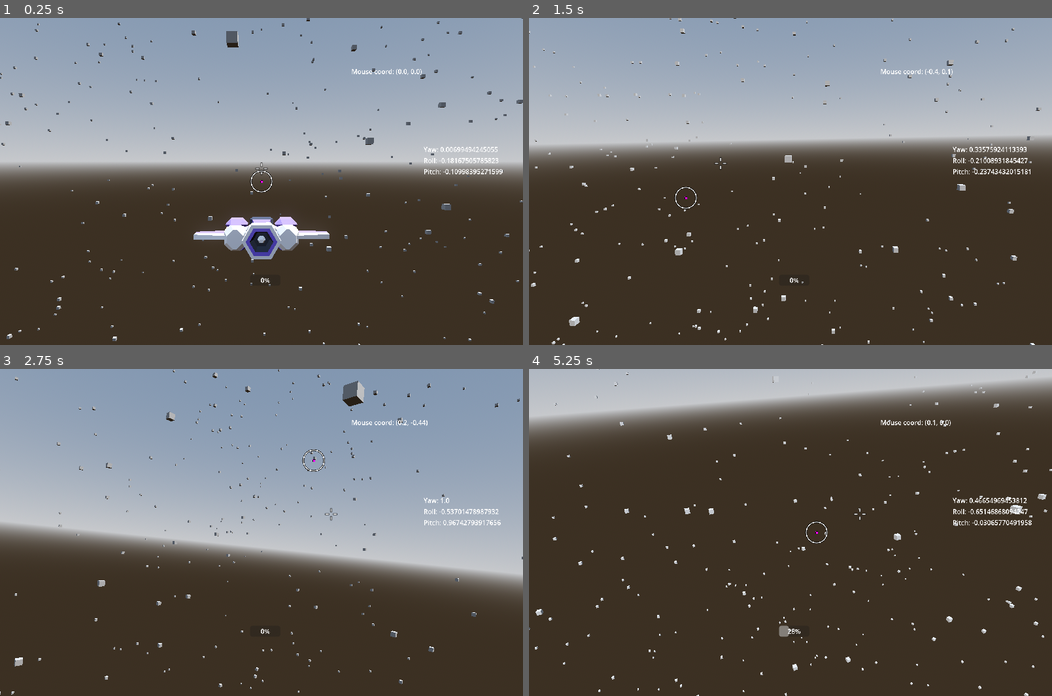
Above: before the commit, frames 1-4 (two rows, left to right).
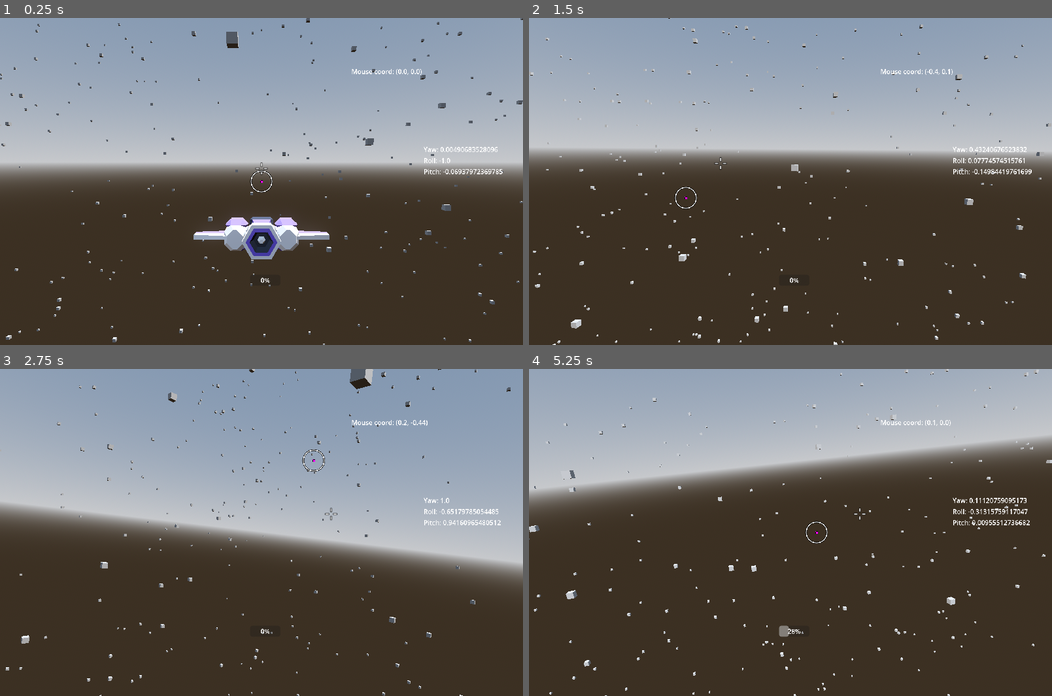
Above: after the commit, the same moments.

Repository: cgorto/space-ships
Game: Godot game, scene res://scenes/test_scene.tscn
Same seed, same stepped clock (60 frames per second), same inputs: the game is played once before the commit and once after it.
Inputs (mouse positions are in pixels of both pictures, inside the frame that each line leads up to):
- Up to frame 1 (0.25 s): no input
- Up to frame 2 (1.5 s): move the mouse to (905, 165) at 0.52 s; hold D (move_right) 0.53-1.28 s; move the mouse to (685, 197) at 1.27 s; hold S (move_backward) from 1.28 s (still down)
- Up to frame 3 (2.75 s): move the mouse to (313, 460) at 2.02 s; release S (move_backward) at 2.03 s; hold D (move_right) from 2.03 s (still down)
- Up to frame 4 (5.25 s): move the mouse to (764, 597) at 2.77 s; release D (move_right) at 2.78 s; hold W (move_forward) 2.78-3.53 s; move the mouse to (947, 581) at 3.52 s; hold A (move_left) 3.53-5.03 s; move the mouse to (633, 483) at 4.27 s; move the mouse to (816, 532) at 5.02 s; hold S (move_backward) from 5.03 s (still down)

The runs differ from the first frame. In frame 1, 0.9% of the frame differs, in the area x 0-100%, y 0-100%; in frame 2, 8.3%; in frame 3, 12%; in frame 4, 36%.

Commit message:
integral resets on error different sign

Diff:
--- a/scenes/game_object/ship/ship_input.gd
+++ b/scenes/game_object/ship/ship_input.gd
@@ -12,9 +12,9 @@
 @export_range(0,1) var throttle: float
 
 
-var pitch_pid: PID = PID.new(2.5, 0, 0.5)
-var yaw_pid: PID = PID.new(2.5, 0, 0.5)
-var roll_pid: PID = PID.new(3, 0, 1)
+var pitch_pid: PID = PID.new(1.5, 1, 0.5)
+var yaw_pid: PID = PID.new(1.5, 1, 0.5)
+var roll_pid: PID = PID.new(2, 2, 1)
 
 @export var throttle_speed: float = 0.5
 
--- a/scripts/pid.gd
+++ b/scripts/pid.gd
@@ -22,6 +22,8 @@
 	var present: float = set_point - actual
 	if is_zero_approx(present):
 		present = 0
+	if !(last_error * present > 1):
+		integral *= 0.5
 	integral += present * delta
 	var deriv: float = (present - last_error) / delta
 	last_error = present
